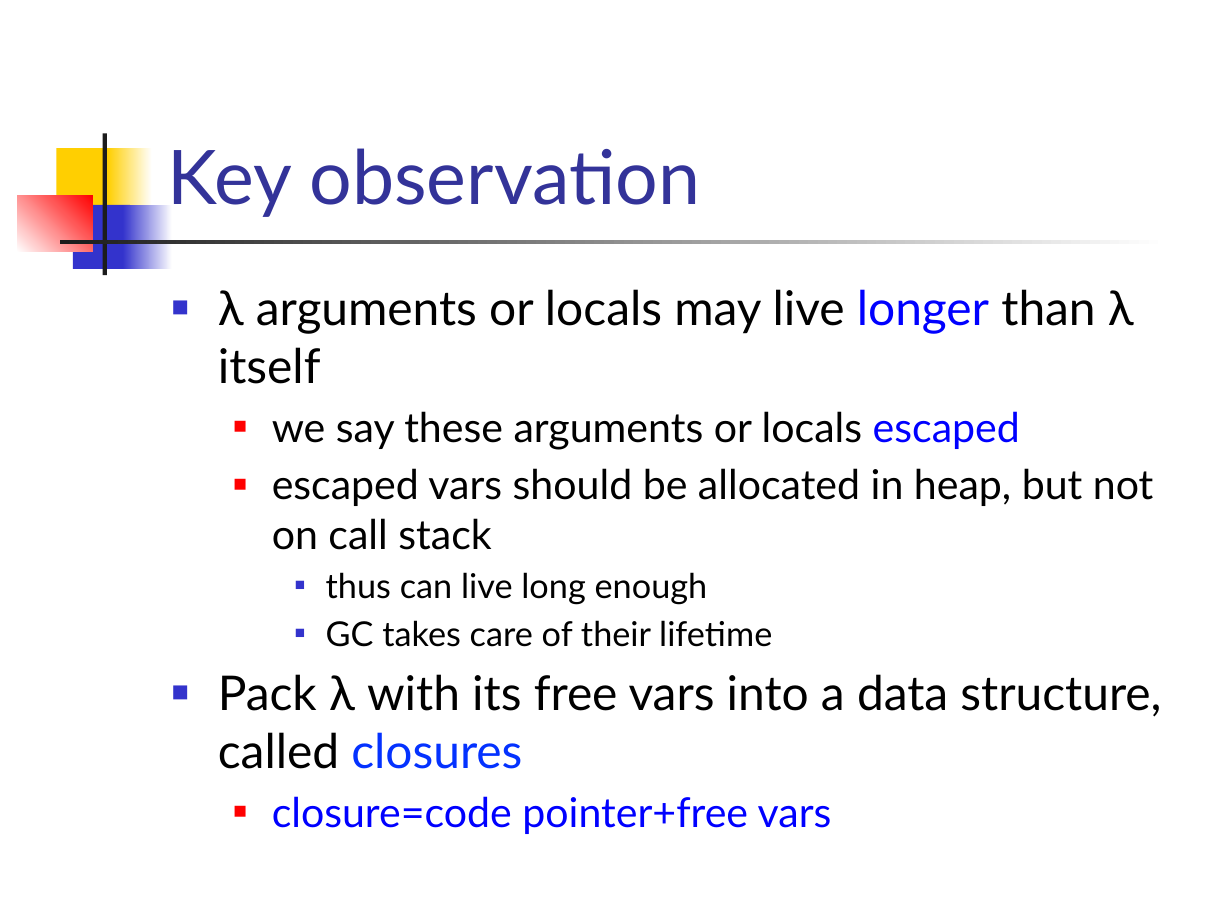
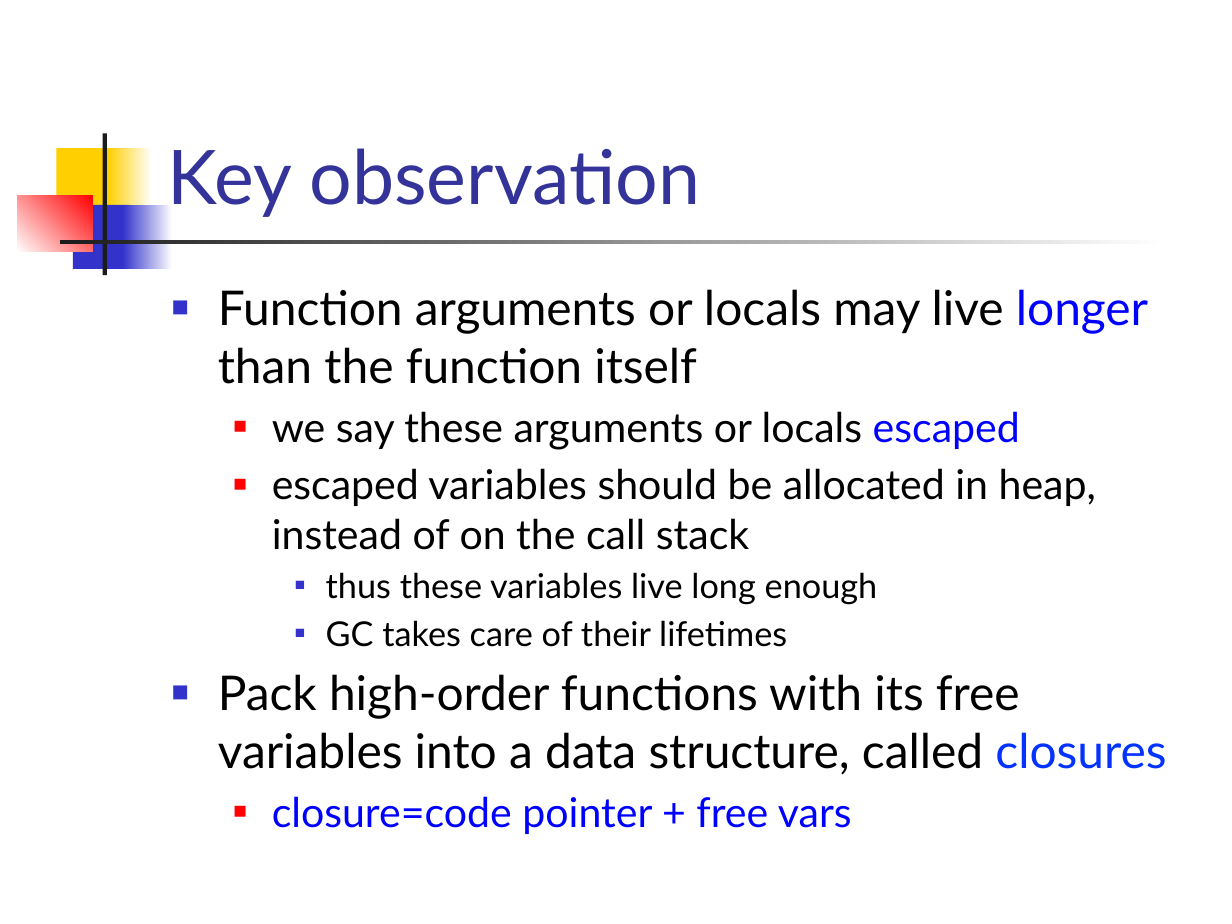
Before and after one commit to csslab-ustc/csslab-ustc.github.io, a slide deck: slide 10 of courses/compiler/slides/lec20-ir-closure.pptx (slide 11 before the commit). Drawn at 1232x924 pixels with LibreOffice and Linux fonts; fonts in the diff are those of the drawing. Boxes give left, top, right and bottom in pixels: in the first picture for what was removed or moved away, otherwise in the second. Text is boxed around its words. In the diff, an @@ line names an element or a change of style, - is before the commit and + after.

```diff
--- a/courses/compiler/slides/lec20-ir-closure.pptx
+++ b/courses/compiler/slides/lec20-ir-closure.pptx
@@ text at bbox=[218, 289, 1148, 384]: text changed @@
-■ λ arguments or locals may live longer than λ itself
+■ Function arguments or locals may live longer than the function itself
@@ text at bbox=[218, 468, 1166, 834]: text changed @@
-  ■ escaped vars should be allocated in heap, but not on call stack
-    ■ thus can live long enough
-    ■ GC takes care of their lifetime
-■ Pack λ with its free vars into a data structure, called closures
-  ■ closure=code pointer+free vars
+  ■ escaped variables should be allocated in heap, instead of on the call stack
+    ■ thus these variables live long enough
+    ■ GC takes care of their lifetimes
+■ Pack high-order functions with its free variables into a data structure, called closures
+  ■ closure=code pointer + free vars
```
Also in this commit, not shown: 12 other slides changed, 3 slides added, 3 slides removed, 2 other files.
